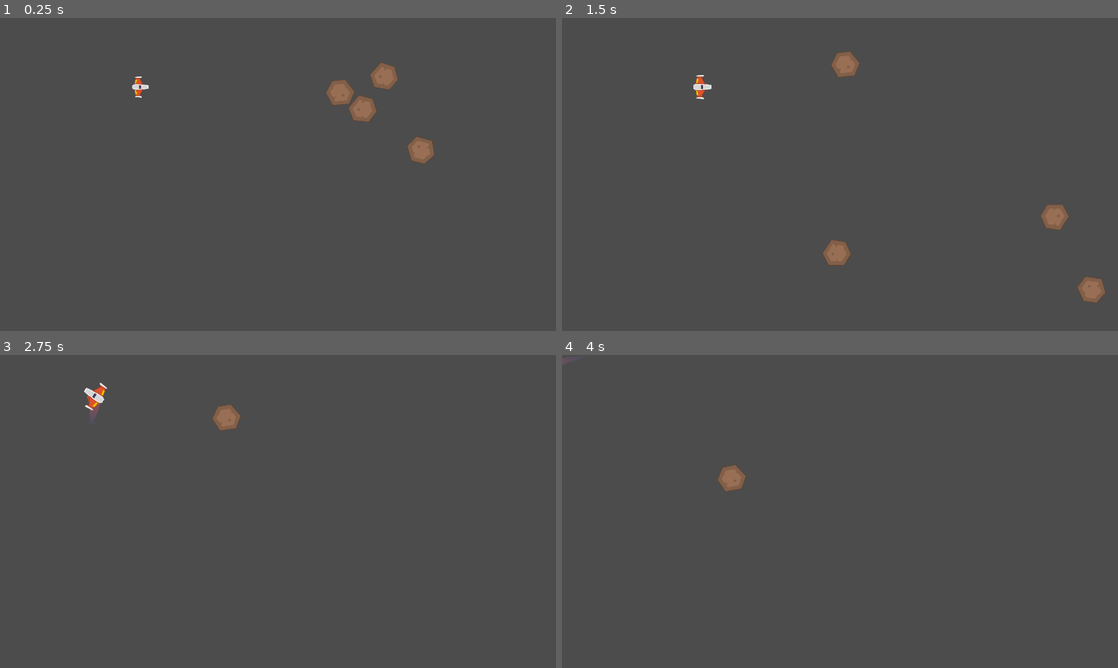
Above: before the commit, frames 1-4 (two rows, left to right).
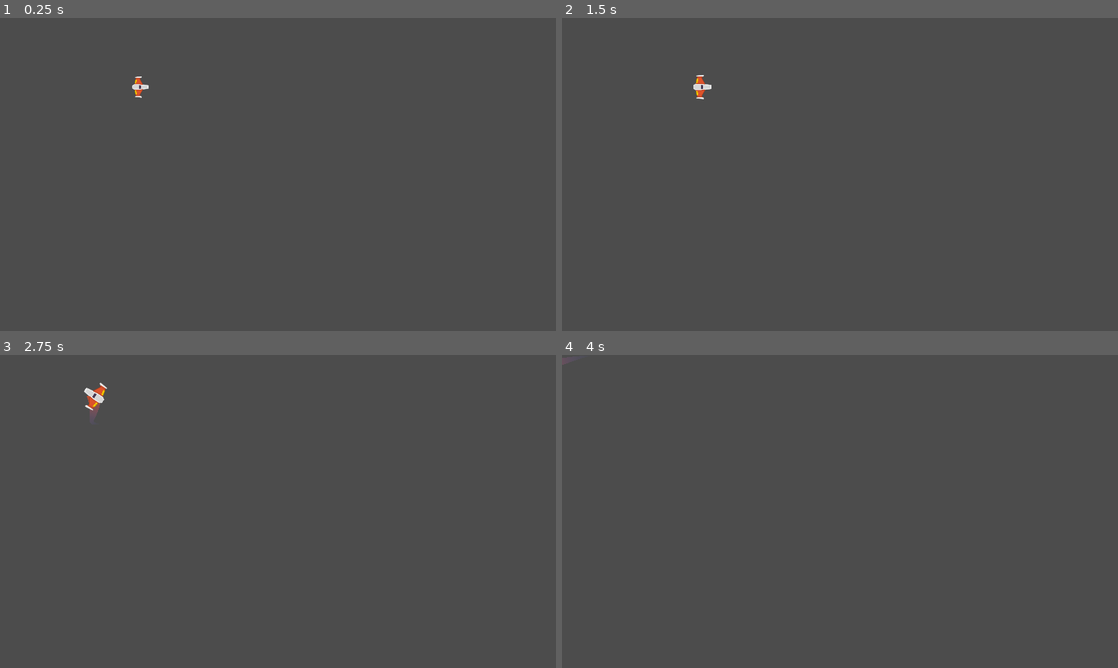
Above: after the commit, the same moments.

Repository: Elunneh/Juego-Meteo
Game: Godot game, scene res://Juego/Niveles/NivelTest.tscn
The game is run twice, just before and just after one commit, with the same random seed, the same clock (stepped at 60 frames per second) and the same inputs.
Inputs (mouse positions are in pixels of both pictures, inside the frame that each line leads up to):
- Up to frame 1 (0.25 s): no input
- Up to frame 2 (1.5 s): move the mouse to (962, 158) at 0.52 s; press the mouse at (962, 158) at 0.53 s; hold W (mover_adelante) 0.53-1.28 s; move the mouse to (728, 190) at 1.27 s; release the mouse at (728, 190) at 1.28 s; hold S (mover_atras) from 1.28 s (still down); right-click (728, 190) at 1.35 s
- Up to frame 3 (2.75 s): move the mouse to (333, 442) at 2.02 s; release S (mover_atras) at 2.03 s; hold W (mover_adelante) from 2.03 s (still down); hold A (rotar_antihorario) from 2.03 s (still down)
- Up to frame 4 (4 s): move the mouse to (812, 574) at 2.77 s; release A (rotar_antihorario) at 2.78 s; tap D (rotar_horario) at 2.85 s; move the mouse to (1006, 558) at 3.52 s; release W (mover_adelante) at 3.53 s; press the mouse at (1006, 558) at 3.53 s; hold S (mover_atras) from 3.53 s (still down)

The runs differ from the first frame. In frame 1, 1.2% of the frame differs, in the area x 58-79%, y 14-47%; in frame 2, 1.2%; in frame 3, 0.3%; in frame 4, 0.3%.

Commit message:
actualizado

Diff:
--- a/Juego/Autoload/Eventos.gd
+++ b/Juego/Autoload/Eventos.gd
@@ -2,3 +2,4 @@
 
 signal disparo(proyectil)
 signal nave_destruida(posicion, explosiones)
+signal spawn_meteoritos(posicion, direccion)
--- /dev/null
+++ b/Juego/Metetoritos/MeteoritoSpawner.gd
@@ -0,0 +1,16 @@
+class_name MeteoritosSpawner
+extends Position2D
+
+## Atributos Export
+
+export var direccion: Vector2 = Vector2(1,1)
+
+##Metodos
+
+func _ready()-> void:
+	yield(owner, "ready")
+	spawnear_meteoritos()
+
+
+func spawnear_meteoritos()-> void:
+	Eventos.emit_signal("spawn_meteoritos", global_position, direccion )
--- /dev/null
+++ b/Juego/Metetoritos/MeteoritoSpawner.tscn
@@ -0,0 +1,6 @@
+[gd_scene load_steps=2 format=2]
+
+[ext_resource path="res://Juego/Metetoritos/MeteoritoSpawner.gd" type="Script" id=1]
+
+[node name="MeteoritoSpawner" type="Position2D"]
+script = ExtResource( 1 )
--- a/Juego/Metetoritos/Meteoritos.gd
+++ b/Juego/Metetoritos/Meteoritos.gd
@@ -11,3 +11,9 @@
 func _ready()-> void:
 	linear_velocity = vel_lineal_base
 	angular_velocity = vel_ang_base
+
+##constructor
+
+func crear(pos: Vector2, dir: Vector2)-> void:
+	position = pos
+	linear_velocity = vel_lineal_base * dir
--- a/Juego/Niveles/Nivel.gd
+++ b/Juego/Niveles/Nivel.gd
@@ -3,9 +3,11 @@
 
 ## Atributos Export
 export var explosion:PackedScene = null
+export var meteorito:PackedScene = null
 
 #Atributos Onready
 onready var contenedor_proyectiles:Node
+onready var contenedor_meteoritos:Node
 
 #Metodos
 
@@ -17,11 +19,18 @@
 func conectar_seniales()-> void:
 	Eventos.connect("disparo", self, "_on_disparo")
 	Eventos.connect("nave_destruida", self, "_on_nave_destruida")
+	Eventos.connect("spawn_meteoritos", self, "_on_spawn_meteorito")
 
 func crear_contenedores()-> void:
 	contenedor_proyectiles = Node.new()
 	contenedor_proyectiles.name = "ContenedorProyectiles"
 	add_child(contenedor_proyectiles)
+
+	contenedor_meteoritos = Node.new()
+	contenedor_meteoritos.name = "ContenedorMeteoritos"
+	add_child(contenedor_meteoritos)
+
+##Conexion de señales internas
 
 func _on_disparo(proyectil:Proyectil) -> void:
 	contenedor_proyectiles.add_child(proyectil)
@@ -32,3 +41,8 @@
 		new_explosion.global_position = posicion
 		add_child(new_explosion)
 		yield(get_tree().create_timer(0.6), "timeout")
+
+func _on_spawn_meteoritos(pos_spawn: Vector2, dir_meteorito: Vector2)-> void:
+	var new_meteorito: Meteoritos = meteorito.instance()
+	new_meteorito.crear(pos_spawn, dir_meteorito)
+	contenedor_meteoritos.add_child(new_meteorito)
--- a/Juego/Niveles/NivelTest.tscn
+++ b/Juego/Niveles/NivelTest.tscn
@@ -4,7 +4,7 @@
 [ext_resource path="res://default_env.tres" type="Environment" id=2]
 [ext_resource path="res://Juego/Niveles/Nivel.gd" type="Script" id=3]
 [ext_resource path="res://Juego/Explosiones/Explosion.tscn" type="PackedScene" id=4]
-[ext_resource path="res://Juego/Metetoritos/Meteoritos.tscn" type="PackedScene" id=5]
+[ext_resource path="res://Juego/Metetoritos/MeteoritoSpawner.tscn" type="PackedScene" id=5]
 
 [node name="NivelTest" type="Node2D"]
 script = ExtResource( 3 )
@@ -16,20 +16,17 @@
 [node name="WorldEnvironment" type="WorldEnvironment" parent="."]
 environment = ExtResource( 2 )
 
-[node name="Meteoritos" parent="." instance=ExtResource( 5 )]
-position = Vector2( 1256.42, 130.363 )
-vel_ang_base = 500.0
+[node name="MeteoritoSpawner" parent="." instance=ExtResource( 5 )]
+position = Vector2( 851.424, 102.977 )
 
-[node name="Meteoritos2" parent="." instance=ExtResource( 5 )]
-position = Vector2( 1203.57, 290.548 )
-vel_lineal_base = Vector2( -100, -150 )
-vel_ang_base = 5.0
+[node name="MeteoritoSpawner2" parent="." instance=ExtResource( 5 )]
+position = Vector2( 292.497, 257.574 )
 
-[node name="Meteoritos3" parent="." instance=ExtResource( 5 )]
-position = Vector2( 1317.72, 241.799 )
-vel_lineal_base = Vector2( -300, 300 )
-vel_ang_base = 15.0
+[node name="MeteoritoSpawner3" parent="." instance=ExtResource( 5 )]
+position = Vector2( 739.639, 454.982 )
 
-[node name="Meteoritos4" parent="." instance=ExtResource( 5 )]
-position = Vector2( 1382.78, 383.221 )
-vel_ang_base = 20.0
+[node name="MeteoritoSpawner4" parent="." instance=ExtResource( 5 )]
+position = Vector2( 470.878, 428.82 )
+
+[node name="MeteoritoSpawner5" parent="." instance=ExtResource( 5 )]
+position = Vector2( 506.554, 93.4633 )
--- a/project.godot
+++ b/project.godot
@@ -39,6 +39,11 @@
 "language": "GDScript",
 "path": "res://Juego/Metetoritos/Meteoritos.gd"
 }, {
+"base": "Position2D",
+"class": "MeteoritosSpawner",
+"language": "GDScript",
+"path": "res://Juego/Metetoritos/MeteoritoSpawner.gd"
+}, {
 "base": "AudioStreamPlayer2D",
 "class": "Motor",
 "language": "GDScript",
@@ -71,6 +76,7 @@
 "Escudo": "",
 "Estela": "",
 "Meteoritos": "",
+"MeteoritosSpawner": "",
 "Motor": "",
 "Nivel": "",
 "Player": "",
